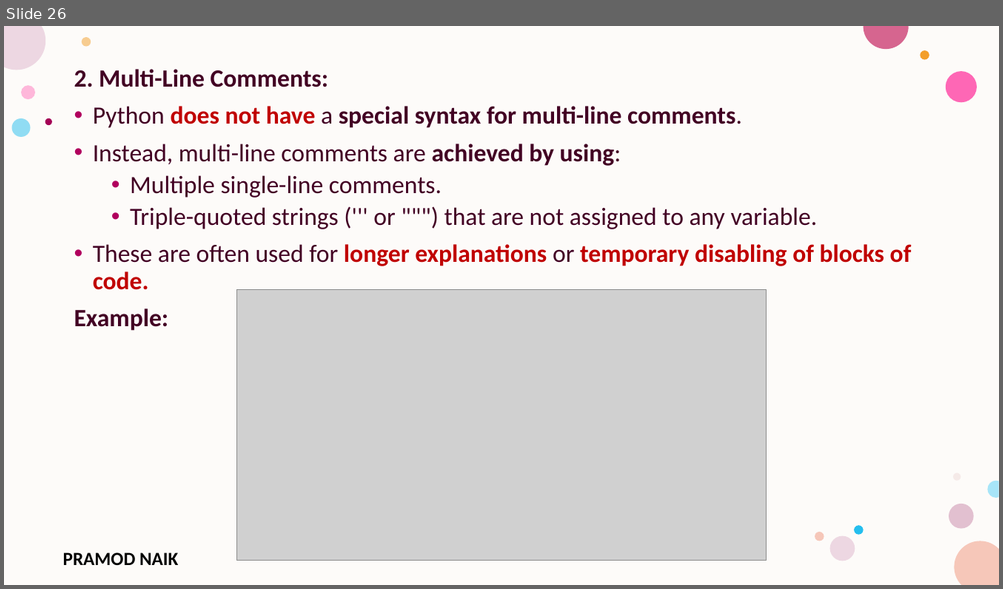
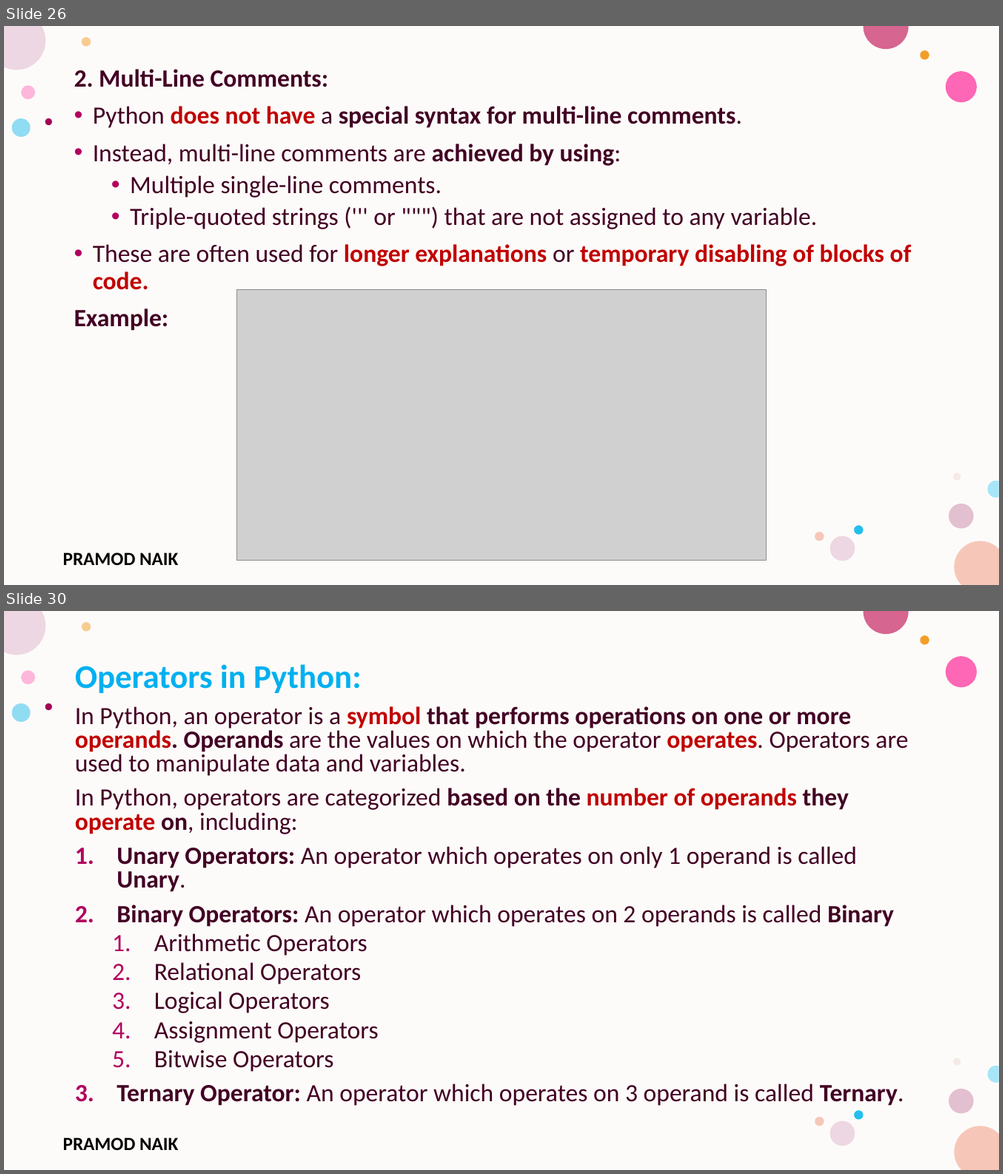
Before and after one commit to PRAMOD-VISHNU-NAIK/MCA-4th-Sem-Python-Shridevi-College, a slide deck: Theory Class-Notes/Module-1 Python Basic Concepts and Programming.pptx. Shown one above the other, each under a label of ours: slide 26 before the commit, slides 26 and 30 after it; the slides between them are not shown. The pictures are 1003x589 and 1003x1174 pixels, drawn with LibreOffice and Linux fonts; fonts in the diff are those of the drawing; grey boxes stand for pictures; background and template pictures are left out. Boxes give left, top, right and bottom in pixels: in the first picture for what was removed or moved away, otherwise in the second. Text is boxed around its words. In the diff, an @@ line names an element or a change of style, - is before the commit and + after.

```diff
--- a/Theory Class-Notes/Module-1 Python Basic Concepts and Programming.pptx
+++ b/Theory Class-Notes/Module-1 Python Basic Concepts and Programming.pptx
@@ slide 30 added at bbox=[4, 611, 999, 1170], background #FFFFFF; not listed: 17 template elements that a slide beside it also shows @@
@@ text added at bbox=[75, 664, 908, 1106], 24 pt, text #420023 @@
+Operators in Python:
+In Python, an operator is a symbol that performs operations on one or more operands. Operands are the values on which the operator operates. Operators are used to manipulate data and variables.
+In Python, operators are categorized based on the number of operands they operate on, including:
+1. Unary Operators: An operator which operates on only 1 operand is called Unary.
+2. Binary Operators: An operator which operates on 2 operands is called Binary
+  1. Arithmetic Operators
+  2. Relational Operators
+  3. Logical Operators
+  4. Assignment Operators
+  5. Bitwise Operators
+3. Ternary Operator: An operator which operates on 3 operand is called Ternary.
```
Also in this commit, not shown: 4 slides changed, 74 other slides added, 1 other file.
